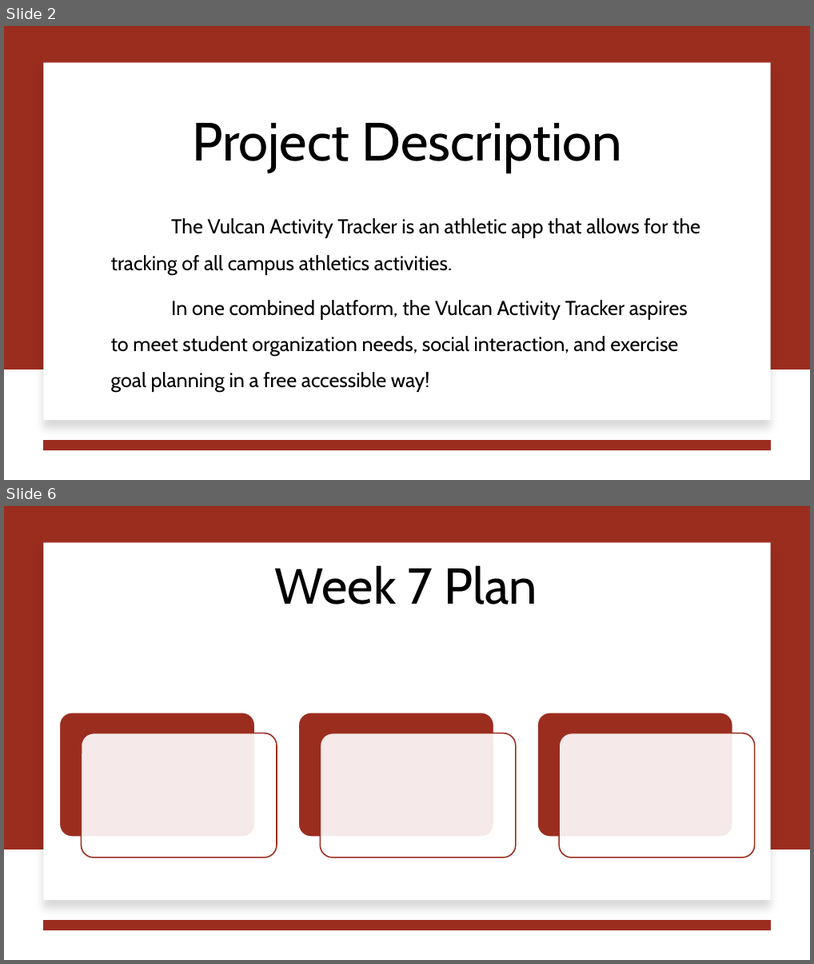
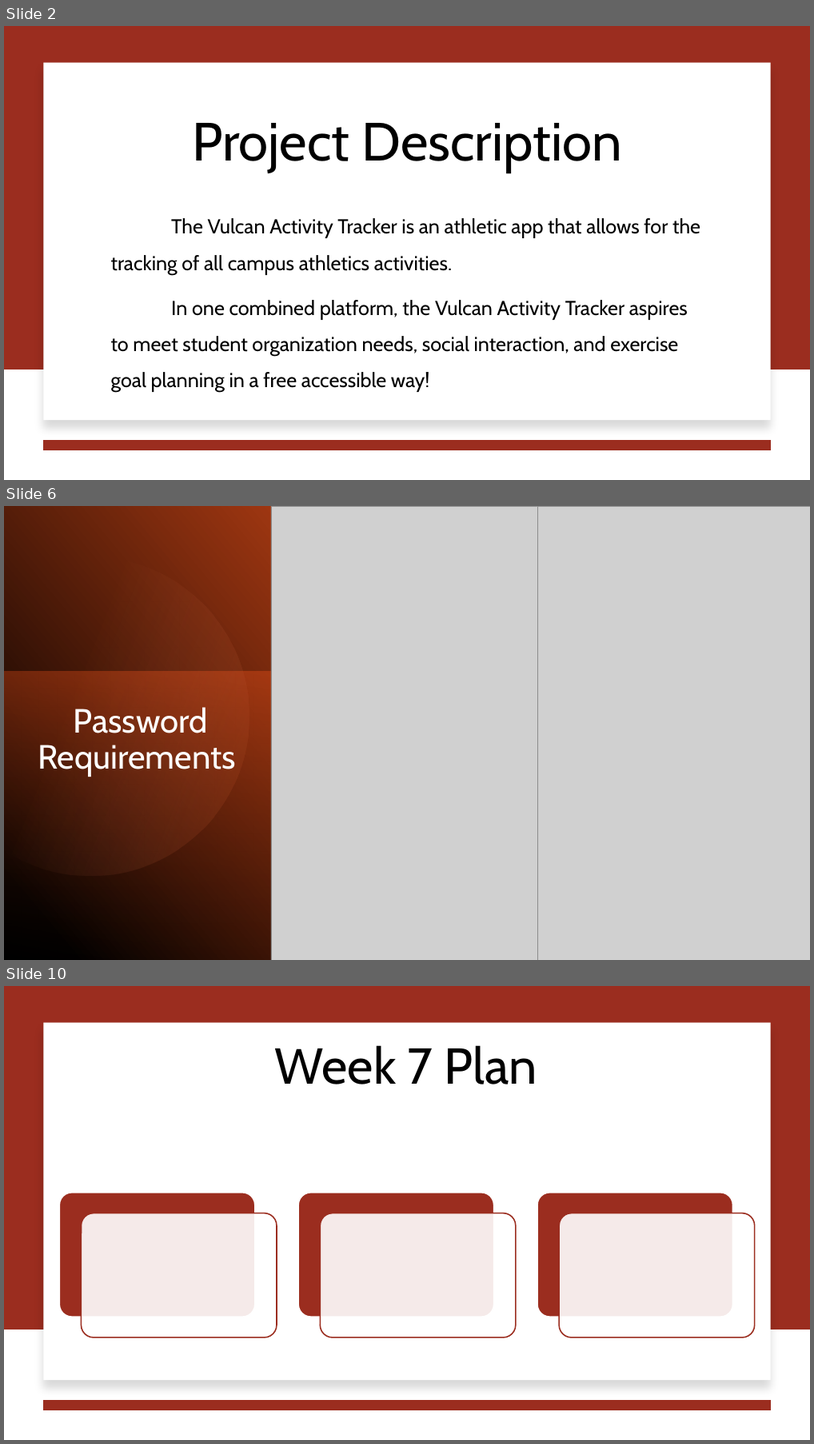
Before and after one commit to jjdeuce06/VulcanActivityTracker, a slide deck: Documentation/Weekly Report/week6/CMSC-4920-Group2-Week6.pptx. Shown one above the other, each under a label of ours: slides 2 and 6 before the commit, slides 2, 6 and 10 after it; the slides between them are not shown. The pictures are 814x964 and 814x1444 pixels, drawn with LibreOffice and Linux fonts; fonts in the diff are those of the drawing; grey boxes stand for pictures. Boxes give left, top, right and bottom in pixels: in the first picture for what was removed or moved away, otherwise in the second. Text is boxed around its words. In the diff, an @@ line names an element or a change of style, - is before the commit and + after.

```diff
--- a/Documentation/Weekly Report/week6/CMSC-4920-Group2-Week6.pptx
+++ b/Documentation/Weekly Report/week6/CMSC-4920-Group2-Week6.pptx
@@ slide 6 added at (4, 506, 810, 960), background #FFFFFF @@
@@ rectangle added at (4, 506, 271, 960), fill gradient #000000 to #9E3611 @@
@@ picture added at (271, 506, 538, 960) @@
@@ picture added at (538, 506, 810, 960) @@
@@ freeform shape added at (4, 537, 278, 904), fill gradient #EF8C6A to #9E3611 @@
@@ rectangle added at (4, 672, 271, 960), fill gradient #D34817 to #69240C @@
@@ title added at (38, 707, 236, 776), 40 pt, text #FFFFFF @@
+Password
+Requirements
@@ what was slide 6 is now slide 10 @@
```
Also in this commit, not shown: 3 slides changed, 3 other slides added, 1 other file.
